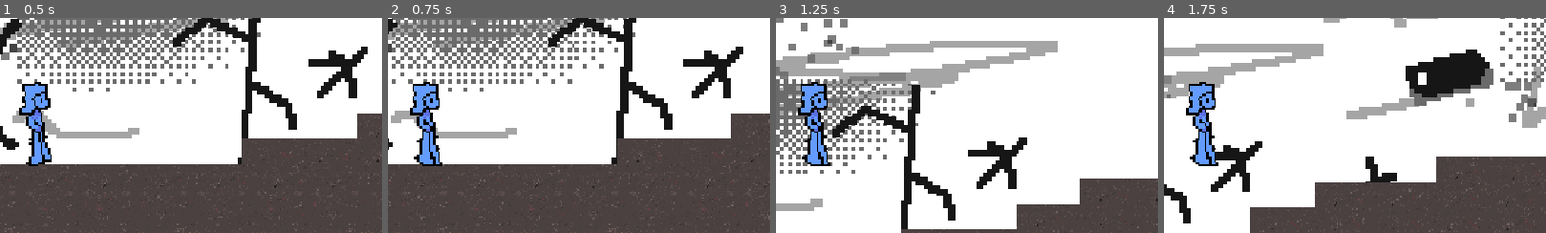
Above: before the commit, frames 1-4 (left to right).
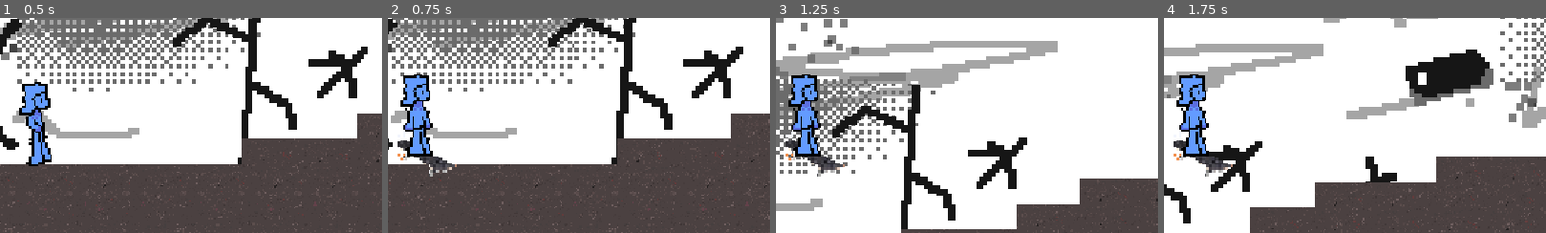
Above: after the commit, the same moments.

Repository: OneWingedDog/Prism2D
Game: Godot game, scene res://Scenes/tuff_test_map.tscn
Same seed, same stepped clock (60 frames per second), same inputs: the game is played once before the commit and once after it.
Inputs:
- Up to frame 1 (0.5 s): no input
- Up to frame 2 (0.75 s): tap Enter (ui_accept) at 0.5 s; hold D (Right) from 0.53 s (still down)
- Up to frame 3 (1.25 s): keep holding D (Right); tap Space (Jump) at 0.77 s
- Up to frame 4 (1.75 s): keep holding D (Right); tap Space (Jump) at 1.52 s
The pictures show only the part of the screen within x 45-95%, y 25-75%; the shares and areas given below are measured in that part.

Frame 1 is identical in both runs. In frame 2, 3.1% of the frame differs, in the area x 2-18%, y 26-74%; in frame 3, 3.2%; in frame 4, 3.2%.

Commit message:
brought back an old friend

Diff:
--- a/prism-2d/Scenes/tuff_player.tscn
+++ b/prism-2d/Scenes/tuff_player.tscn
@@ -1,20 +1,41 @@
 [gd_scene format=3 uid="uid://1n40uo005tr6"]
 
 [ext_resource type="Script" uid="uid://bfraso4yqpgr6" path="res://Scenes/character_body_2d.gd" id="1_vmvto"]
+[ext_resource type="Texture2D" uid="uid://rwfhsf7x52nn" path="res://Assets/Sprites/RUN TEMP-Sheet.png" id="2_myyqw"]
 [ext_resource type="Texture2D" uid="uid://361tpd5cwg7o" path="res://Assets/Sprites/BlueC Idle-Sheet.png" id="2_vmvto"]
 [ext_resource type="Texture2D" uid="uid://cr5dblxm2iu5v" path="res://Assets/Sprites/BlueC WallCling.png" id="3_jx573"]
+
+[sub_resource type="AtlasTexture" id="AtlasTexture_67frc"]
+atlas = ExtResource("2_myyqw")
+region = Rect2(104, 0, 26, 45)
+
+[sub_resource type="AtlasTexture" id="AtlasTexture_20ycf"]
+atlas = ExtResource("2_myyqw")
+region = Rect2(0, 0, 26, 45)
+
+[sub_resource type="AtlasTexture" id="AtlasTexture_whtbs"]
+atlas = ExtResource("2_myyqw")
+region = Rect2(26, 0, 26, 45)
+
+[sub_resource type="AtlasTexture" id="AtlasTexture_ljs5u"]
+atlas = ExtResource("2_myyqw")
+region = Rect2(52, 0, 26, 45)
+
+[sub_resource type="AtlasTexture" id="AtlasTexture_qq4x6"]
+atlas = ExtResource("2_myyqw")
+region = Rect2(78, 0, 26, 45)
 
 [sub_resource type="AtlasTexture" id="AtlasTexture_jx573"]
 atlas = ExtResource("2_vmvto")
 region = Rect2(0, 0, 16, 36)
 
+[sub_resource type="AtlasTexture" id="AtlasTexture_myyqw"]
+atlas = ExtResource("2_vmvto")
+region = Rect2(16, 0, 16, 36)
+
 [sub_resource type="AtlasTexture" id="AtlasTexture_s41q2"]
 atlas = ExtResource("2_vmvto")
 region = Rect2(32, 0, 16, 36)
-
-[sub_resource type="AtlasTexture" id="AtlasTexture_myyqw"]
-atlas = ExtResource("2_vmvto")
-region = Rect2(16, 0, 16, 36)
 
 [sub_resource type="AtlasTexture" id="AtlasTexture_lu8op"]
 atlas = ExtResource("2_vmvto")
@@ -23,17 +44,20 @@
 [sub_resource type="SpriteFrames" id="SpriteFrames_0eb53"]
 animations = [{
 "frames": [{
-"duration": 2.5,
-"texture": SubResource("AtlasTexture_jx573")
+"duration": 1.0,
+"texture": SubResource("AtlasTexture_67frc")
 }, {
-"duration": 2.5,
-"texture": SubResource("AtlasTexture_s41q2")
+"duration": 1.0,
+"texture": SubResource("AtlasTexture_20ycf")
 }, {
-"duration": 2.5,
-"texture": SubResource("AtlasTexture_jx573")
+"duration": 1.0,
+"texture": SubResource("AtlasTexture_whtbs")
 }, {
-"duration": 2.5,
-"texture": SubResource("AtlasTexture_s41q2")
+"duration": 1.0,
+"texture": SubResource("AtlasTexture_ljs5u")
+}, {
+"duration": 1.0,
+"texture": SubResource("AtlasTexture_qq4x6")
 }],
 "loop": 1,
 "name": &"Run",
@@ -84,6 +108,8 @@
 sprite_frames = SubResource("SpriteFrames_0eb53")
 animation = &"Run"
 autoplay = "default"
+frame = 3
+frame_progress = 0.83822846
 
 [node name="CollisionShape2D" type="CollisionShape2D" parent="CharacterBody2D" unique_id=961077790]
 position = Vector2(-16.071447, -14.285731)
--- a/prism-2d/project.godot
+++ b/prism-2d/project.godot
@@ -37,6 +37,10 @@
 "events": [Object(InputEventKey,"resource_local_to_scene":false,"resource_name":"","device":-1,"window_id":0,"alt_press …(192 unchanged characters)…
 ]
 }
+Shift={
+"deadzone": 0.2,
+"events": []
+}
 
 [physics]
 
Binary file changed: prism-2d/Assets/Sprites/BlueC WallCling.png
Binary file added: prism-2d/Assets/Sprites/RUN TEMP-Sheet.png
Not shown, added: prism-2d/Assets/Sprites/RUN TEMP-Sheet.png.import
